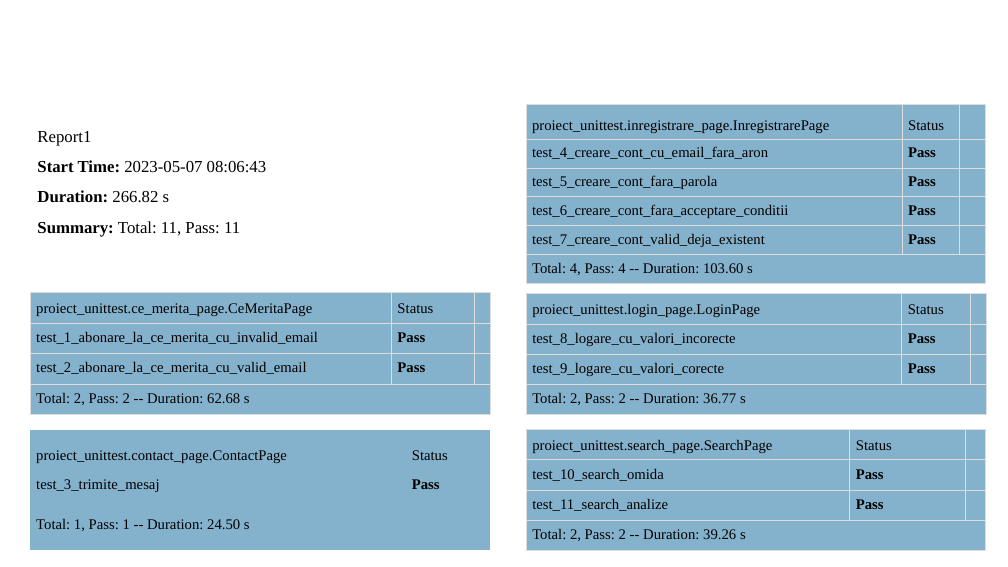
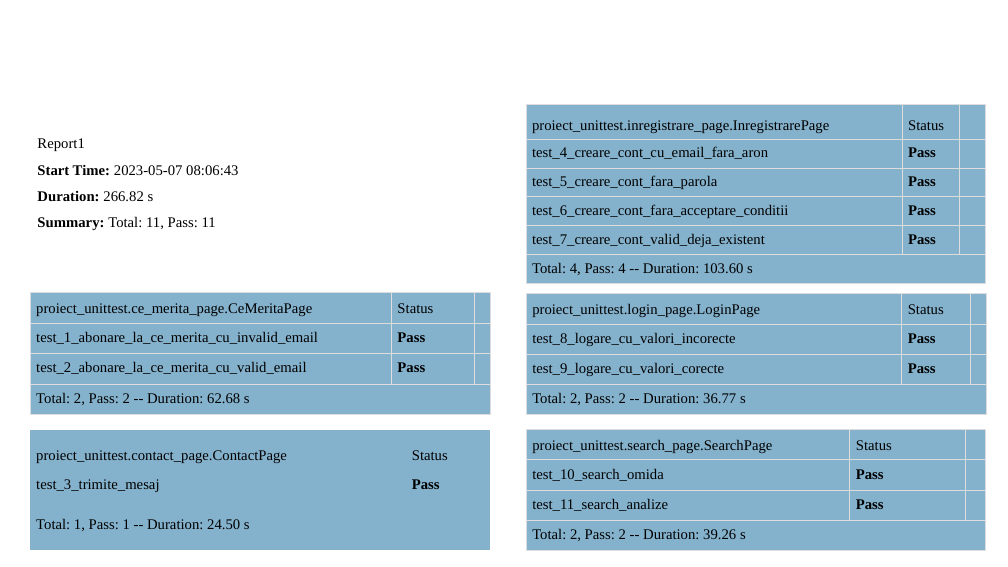
Before and after one commit to godavid128/Test_Website_medtinker, a slide deck: slide 14 of PROIECT FINAL - GORODETCHI DAVID.pptx. Drawn at 1008x567 pixels with LibreOffice and Linux fonts; fonts in the diff are those of the drawing; background and template pictures are left out. Boxes give left, top, right and bottom in pixels: in the first picture for what was removed or moved away, otherwise in the second. Text is boxed around its words. In the diff, an @@ line names an element or a change of style, - is before the commit and + after.

```diff
--- a/PROIECT FINAL - GORODETCHI DAVID.pptx
+++ b/PROIECT FINAL - GORODETCHI DAVID.pptx
@@ text "Report1": place and size @@
-text "Report1" at <box>37,131,267,237</box>
+text "Report1" at <box>37,138,238,230</box>
@@ text "Report1" at <box>37,138,238,230</box>: size 16 to 14 pt @@
```
Also in this commit, not shown: 9 other slides changed, 10 other files.
